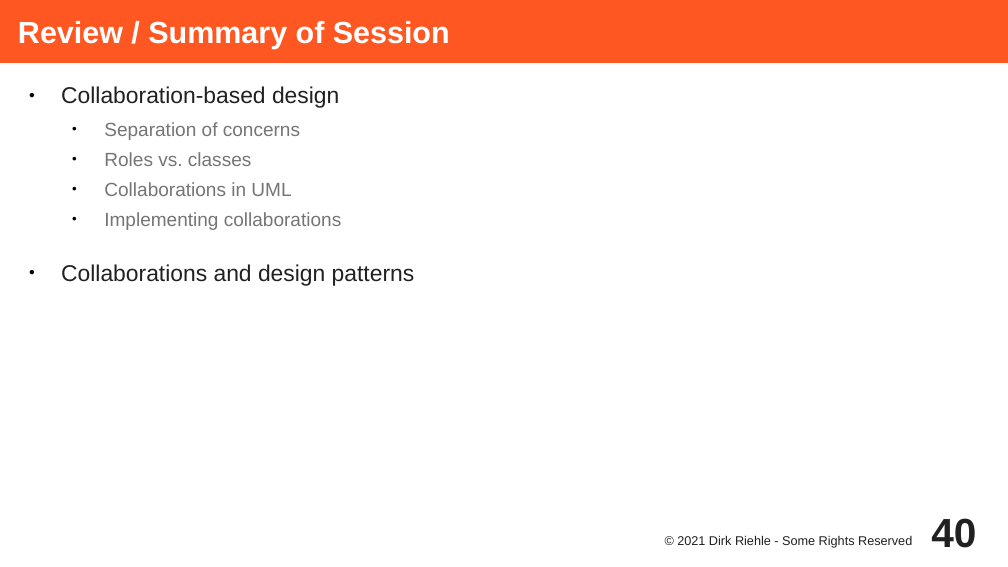
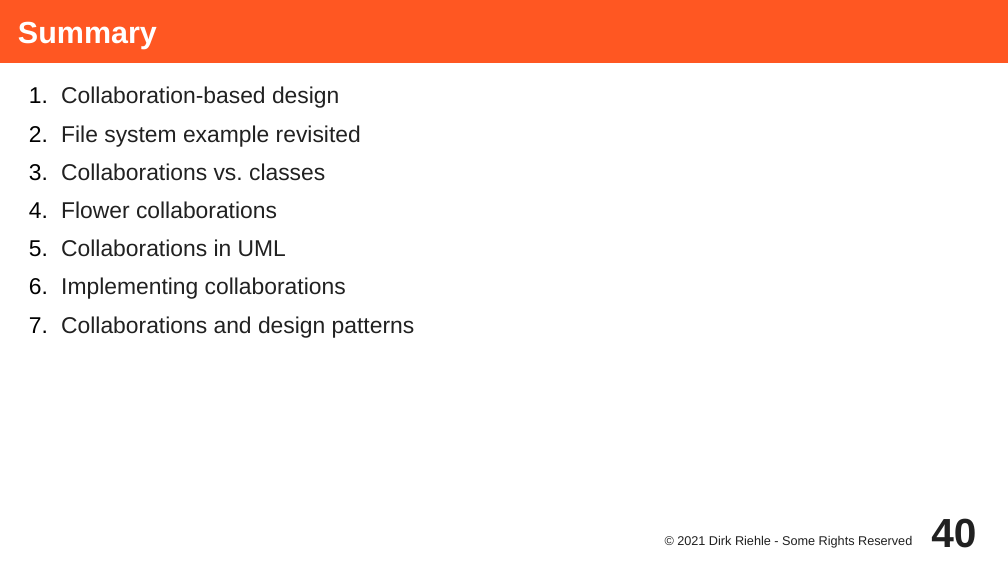
Before and after one commit to dirkriehle/adap-course, a slide deck: slide 40 of Lecture Slides/ADAP C10 - Collaboration-Based Design.odp. Drawn at 1008x567 pixels with LibreOffice and Linux fonts; fonts in the diff are those of the drawing. Boxes give left, top, right and bottom in pixels: in the first picture for what was removed or moved away, otherwise in the second. Text is boxed around its words. In the diff, an @@ line names an element or a change of style, - is before the commit and + after.

```diff
--- a/Lecture Slides/ADAP C10 - Collaboration-Based Design.odp
+++ b/Lecture Slides/ADAP C10 - Collaboration-Based Design.odp
@@ title at (18, 21, 157, 49): text changed @@
-Review / Summary of Session
+Summary
@@ text at (61, 86, 415, 338): size 15 to 18 pt, text colour #757575 to #212121 in "Collaborations in UML", "Implementing collaborations"; bullet ● to 1.; list level 2 to 1 in "Collaborations in UML"; list level 2 to 1 in "Implementing collaborations" @@
@@ text at (61, 125, 361, 219): text changed; size 15 to 18 pt; text colour #757575 to #212121 @@
-  ● Separation of concerns
-  ● Roles vs. classes
+2. File system example revisited
+3. Collaborations vs. classes
+4. Flower collaborations
```
Also in this commit, not shown: 16 other slides changed, 21 other files.
